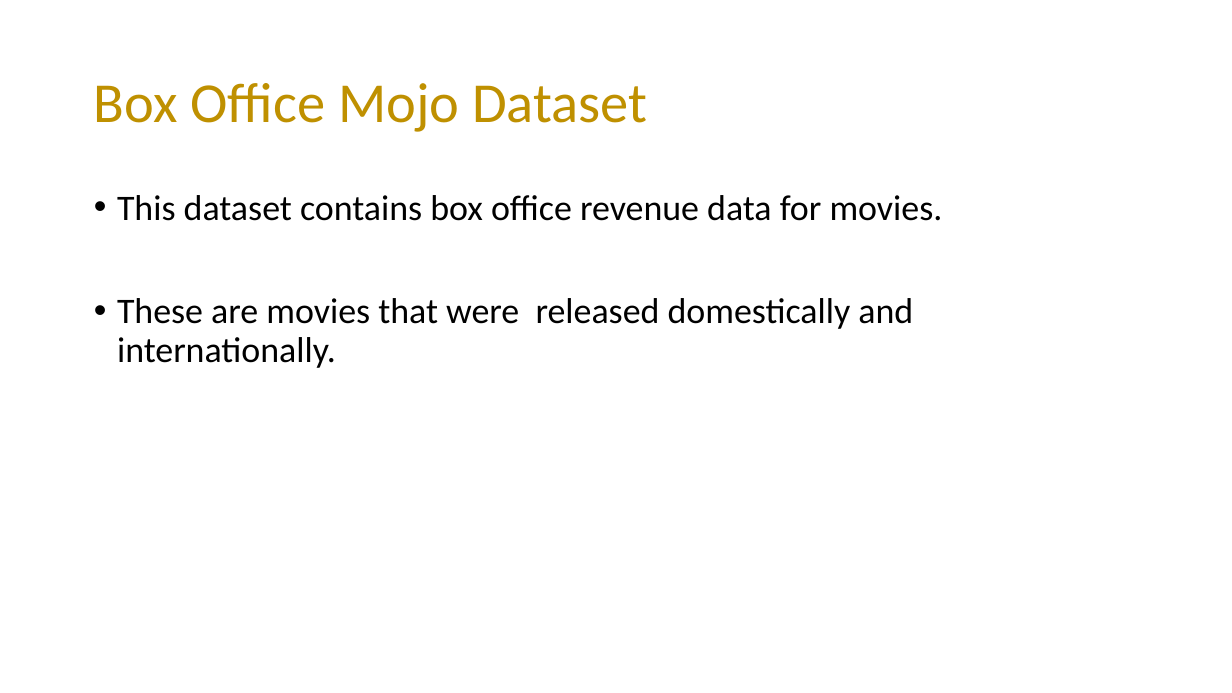
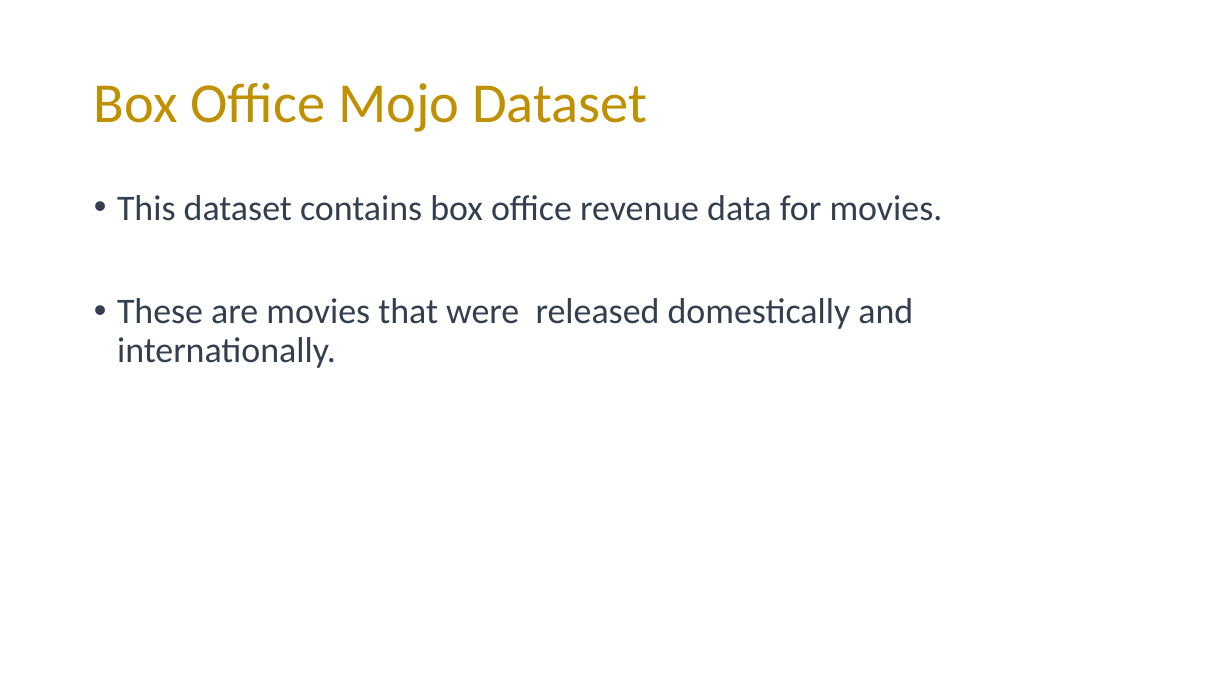
Before and after one commit to mading225/GROUP-6-PROJECT-, a slide deck: slide 9 of project.pptx. Drawn at 1232x693 pixels with LibreOffice and Linux fonts; fonts in the diff are those of the drawing. Boxes give left, top, right and bottom in pixels: in the first picture for what was removed or moved away, otherwise in the second. Text is boxed around its words. In the diff, an @@ line names an element or a change of style, - is before the commit and + after.

```diff
--- a/project.pptx
+++ b/project.pptx
@@ text "This dataset contains box office ..." at [117, 195, 943, 368]: text colour #000000 to #333F50 @@
```
Also in this commit, not shown: 6 other slides changed, 11 slides added.
